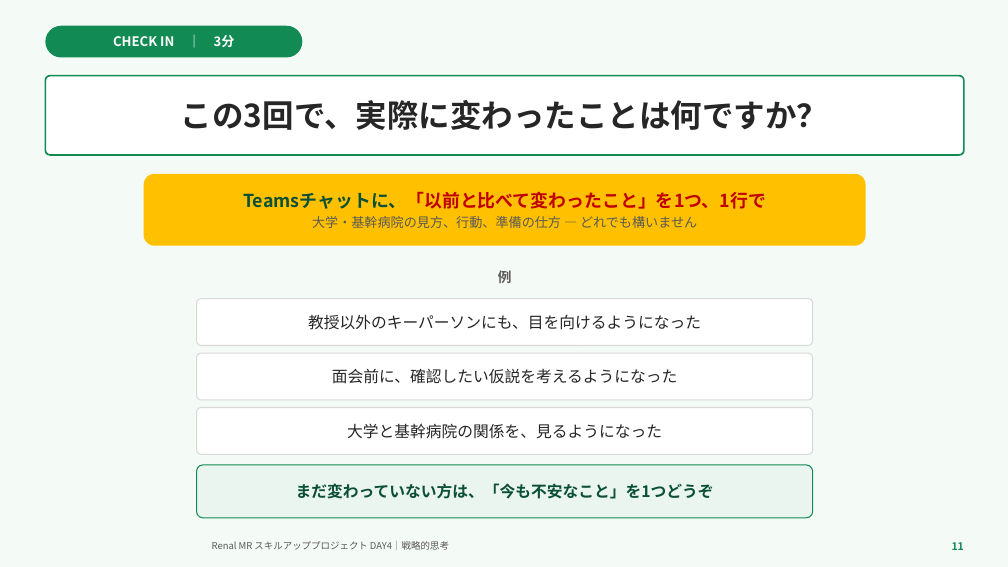
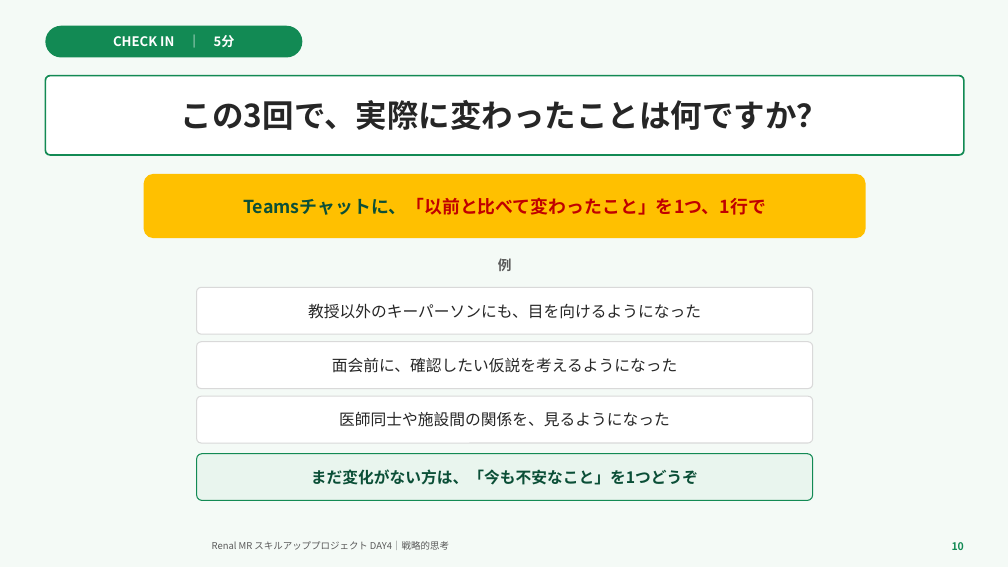
Before and after one commit to TAKUYA-1187/Claude, a slide deck: slide 10 of novartis_training/DAY4_ちょっと分かるだけで世界が変わる.pptx (slide 11 before the commit). Drawn at 1008x567 pixels with LibreOffice and Linux fonts; fonts in the diff are those of the drawing; background and template pictures are left out. Boxes give left, top, right and bottom in pixels: in the first picture for what was removed or moved away, otherwise in the second. Text is boxed around its words. In the diff, an @@ line names an element or a change of style, - is before the commit and + after.

```diff
--- a/novartis_training/DAY4_ちょっと分かるだけで世界が変わる.pptx
+++ b/novartis_training/DAY4_ちょっと分かるだけで世界が変わる.pptx
@@ text in rounded rectangle at (x1=113, y1=35, x2=235, y2=47): text changed @@
-CHECK IN ｜ 3分
+CHECK IN ｜ 5分
@@ rounded rectangle "Teamsチャットに、「以前と比べて変わったこと」を1つ、1行で" resized from (x1=144, y1=174, x2=866, y2=246) to (x1=144, y1=174, x2=866, y2=238) @@
@@ rounded rectangle "Teamsチャットに、「以前と比べて変わったこと」を1つ、1行で" at (x1=144, y1=174, x2=866, y2=238): less space between paragraphs @@
@@ text in rounded rectangle at (x1=312, y1=216, x2=697, y2=228): paragraph removed @@
-大学・基幹病院の見方、行動、準備の仕方 — どれでも構いません
@@ 3 rounded rectangles, 1 text moved together from (x1=197, y1=270, x2=813, y2=454) to (x1=197, y1=258, x2=813, y2=443) @@
@@ text in rounded rectangle at (x1=339, y1=412, x2=670, y2=427): text changed @@
-大学と基幹病院の関係を、見るようになった
+医師同士や施設間の関係を、見るようになった
@@ rounded rectangle "まだ変化がない方は、「今も不安なこと」を1つどうぞ" resized from (x1=197, y1=465, x2=813, y2=518) to (x1=197, y1=454, x2=813, y2=501) @@
@@ text in rounded rectangle at (x1=311, y1=469, x2=698, y2=485): text changed @@
-まだ変わっていない方は、「今も不安なこと」を1つどうぞ
+まだ変化がない方は、「今も不安なこと」を1つどうぞ
@@ text at (x1=952, y1=542, x2=964, y2=550): text changed @@
-11
+10
```
Also in this commit, not shown: 24 other slides changed, 5 slides added, 4 slides removed, 2 other files.
